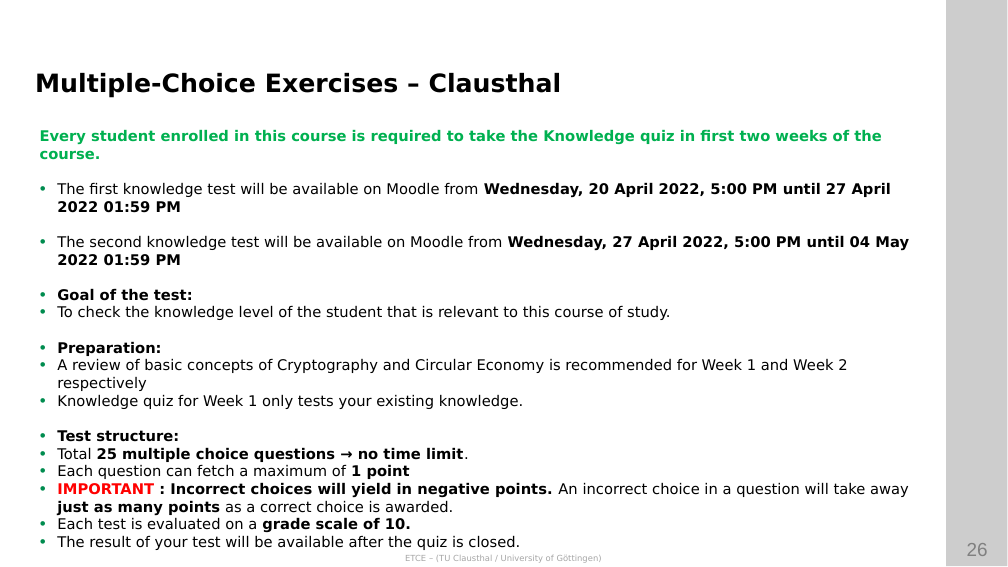
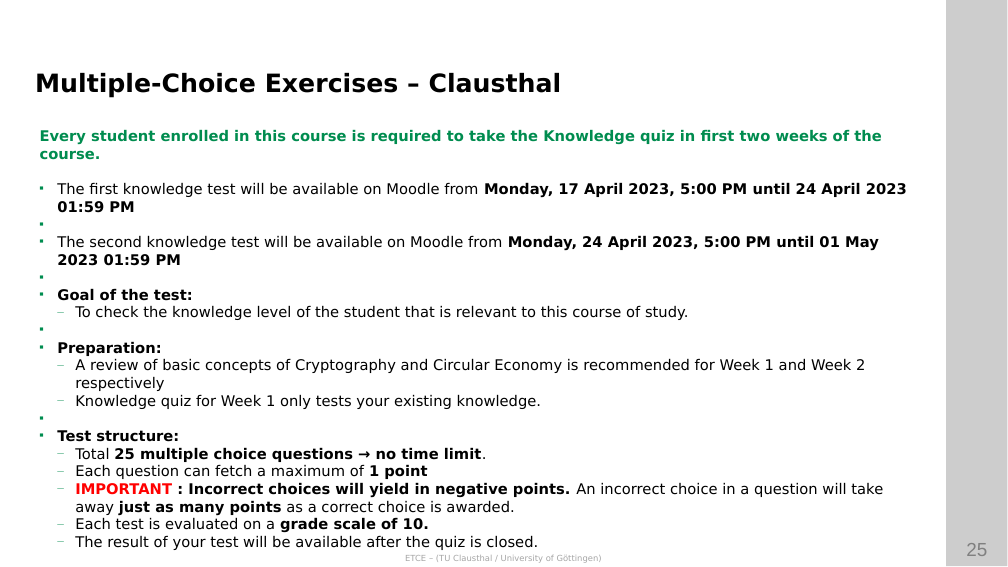
Before and after one commit to ETCE-LAB/teaching-material, a slide deck: slide 25 of Emerging-Technologies-for-the-Circular-Economy/ETCE-L00-Organization.pptx (slide 26 before the commit). Drawn at 1008x567 pixels with LibreOffice and Linux fonts; fonts in the diff are those of the drawing; background and template pictures are left out. Boxes give left, top, right and bottom in pixels: in the first picture for what was removed or moved away, otherwise in the second. Text is boxed around its words. In the diff, an @@ line names an element or a change of style, - is before the commit and + after.

```diff
--- a/Emerging-Technologies-for-the-Circular-Economy/ETCE-L00-Organization.pptx
+++ b/Emerging-Technologies-for-the-Circular-Economy/ETCE-L00-Organization.pptx
@@ text at [40,129,883,550]: text colour #00B050 to #008C4F in "Every student enrolled in this course is ..."; bullet • to ■; bullet • to —; list level 1 to 2 in "To check the knowledge level ..."; list level 1 to 2 in "A review of basic concepts ..."; list level 1 to 2 in "Knowledge quiz for Week 1 ..."; list level 1 to 2 in "Total 25 multiple choice questions ..."; list level 1 to 2 in "Each question can fetch a ..."; list level 1 to 2 in "IMPORTANT : Incorrect choices will ..."; list level 1 to 2 in "Each test is evaluated on ..."; list level 1 to 2 in "The result of your test ..." @@
@@ text at [57,182,907,266]: text changed; bold off @@
-• The first knowledge test will be available on Moodle from Wednesday, 20 April 2022, 5:00 PM until 27 April 2022 01:59 PM
-• The second knowledge test will be available on Moodle from Wednesday, 27 April 2022, 5:00 PM until 04 May 2022 01:59 PM
+■ The first knowledge test will be available on Moodle from Monday, 17 April 2023, 5:00 PM until 24 April 2023 01:59 PM
+■ The second knowledge test will be available on Moodle from Monday, 24 April 2023, 5:00 PM until 01 May 2023 01:59 PM
```
Also in this commit, not shown: 12 other slides changed, 1 slide removed, 3 other files.
